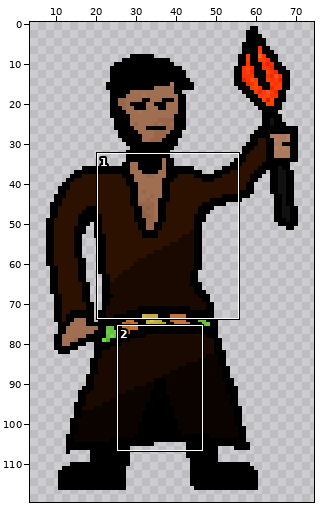
Two versions of one sprite sheet, blackhorror/images/player_walk_0.png. Above: a wide view before the commit, with the close-up outlined.
Close-up. Before the edit:
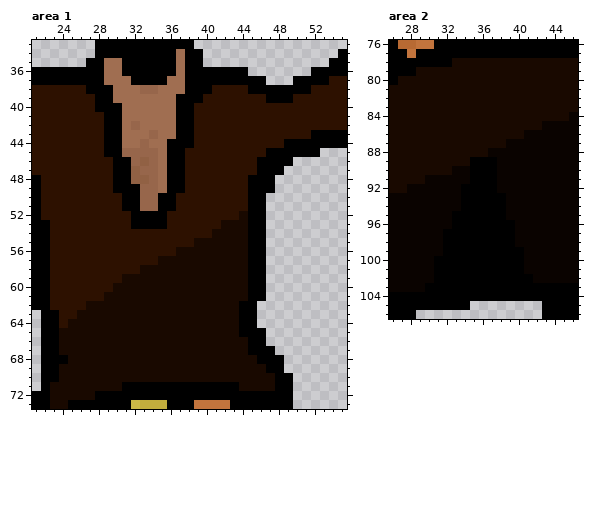
The file is 80x120 pixels. Colours within 5 levels of each other are drawn and written as one. Shown: area 1: x 21..55, y 33..73; area 2: x 26..46, y 76..106. The wide view leaves out empty margins.
After the commit:
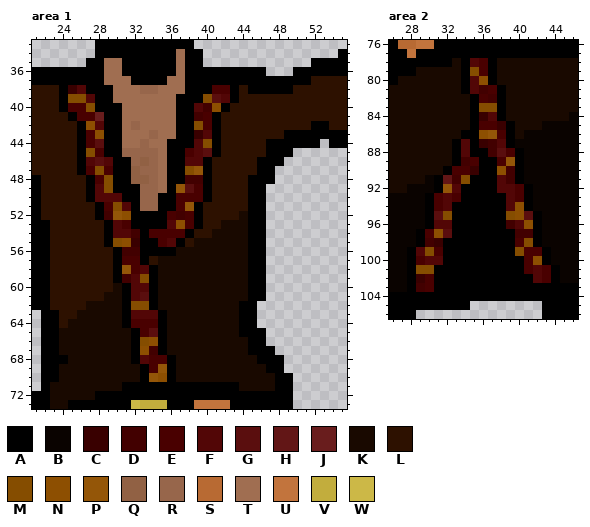
Palette (. is transparent): A #000000  B #0a0300  C #390000  D #420000  E #490000  F #520606  G #5a0e0e  H #621616  J #691d1d  K #190900  L #2d1100  M #854d00  N #8d4f01  P #945608  Q #916144  R #97664b  S #b86a33  T #a06e51  U #c2743d  V #c2ad3d  W #ccb847
Diff:
Changed rows in their new state; - is an unchanged pixel.
Area 1:
first column x 24:
35 ----------------------------AA
36 ---------------------AA---AA--
37 -----------------------AAA--LL
38 ACF--------------EEA------LL--
39 AMMF------------MGFA---LLL----
40 AEEM-----------FDNA-----------
41 -AEEJ----------DEA------------
42 --ANF----------MEA----------AA
43 --AEN----------CFA-------AAA--
44 --AEG----------FMA-----AA----.
45 --AME---------EFGA--------...-
46 --AFGF--------FFA--------.----
47 --AEME--------MPA-------.-----
48 ---AEM--------DDA-------------
49 ---AFM-------PGEA------.------
50 ---AFFF------EEEA-------------
51 ----AEMF-----EPA--------------
52 ----ADPN----EDEA--------------
53 -----AFE----FNEA--------------
54 -----AFFDAEEEEA---------------
55 -----AMNCAAEFA----------------
56 ------ADDAAAA-----------------
57 ------AEEA--------------------
58 ------APEFA-------------------
59 ------ADFMA-------------------
60 -------AFFA-------------------
61 -------AFGA-------------------
62 -------AMMA-------------------
63 -------AFFFA------------------
64 -------AEEEA------------------
65 --------AEGA------------------
66 --------AMNA------------------
67 --------ANDA------------------
68 --------AFEEA-----------------
69 ---------AEPA-----------------
70 ---------APNA-----------------
Area 2:
first column x 28:
 78 ------AFEA-------
 79 ------AMEA-------
 80 ------AFNA-------
 81 ------AFDEA------
 82 -------AEDA------
 83 -------AMMA------
 84 -------ACFA------
 85 -------AEECA-----
 86 ------AANPEA-----
 87 -----AFACDFA-----
 88 -----AFAADGEA----
 89 -----ADE--EPA----
 90 ----AEEC--NDA----
 91 ---AHDM---FDA----
 92 ---APF----FFEA---
 93 --AEFE-----FEA---
 94 --AEFA-----FNA---
 95 --AGM------MNGA--
 96 --AFF------DFNA--
 97 -AENG-------DDA--
 98 -ADC--------EMA--
 99 AFME--------MEEA-
100 AEFF---------ENA-
101 AMM----------EFEA
102 ACE-----------FEA
103 ADE--------------
Pixel boxes of the changes (left, top, right, bottom) in both close-ups:
changed: (59, 58, 329, 382)
changed: (407, 58, 560, 292)
